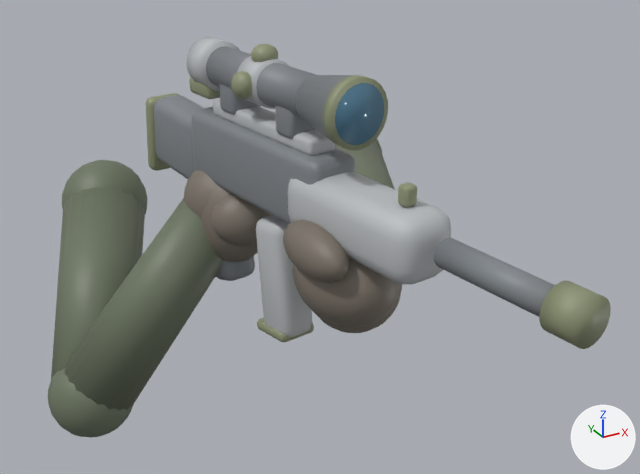
A saved change to the FBX model godot/assets/models/weapons/rifle/rifle@sprint.fbx.
Camera for both pictures: a 50 mm lens placed at (-0.352, -0.882, 0.155), pointed at (-0.033, -0.303, -0.134). Every picture has the same lights, and +X, +Y and +Z are marked at lower right. The picture after the commit comes second. Where no turn or scale is listed for an object, it has been applied to the vertices. Vertices at exactly the same position are counted once.
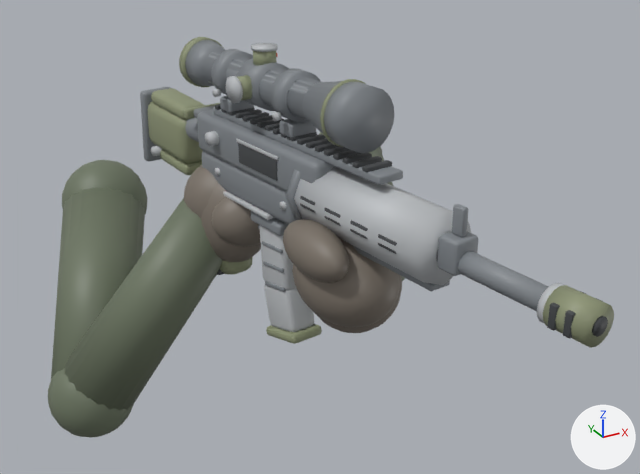
What differs and where, as boxes [x1, y1, x2, y2] in the pictures (640 x 474 px; the box of a moved part takes in the faces that stretch with it):
'mesh', reshaped: before [48, 37, 611, 438]; after [48, 37, 614, 438]
part 1 of me_cube, moved or reshaped: before [191, 107, 355, 224]; after [300, 196, 315, 213]
part 2 of me_cube, moved or reshaped: before [288, 172, 451, 284]; after [324, 208, 341, 226]
part 3 of me_cube, moved or reshaped: before [189, 77, 220, 99]; after [350, 220, 368, 239]
part 4 of me_cube, moved or reshaped: before [154, 95, 204, 179]; after [378, 234, 397, 254]
part 5 of me_cube, moved or reshaped: before [275, 105, 316, 139]; after [438, 231, 478, 276]
part 6 of me_cube, moved or reshaped: before [256, 215, 312, 337]; after [452, 204, 468, 237]
part 7 of me_cube, moved or reshaped: before [216, 256, 255, 281]; after [547, 303, 560, 331]
part 8 of me_cube, added: after [563, 310, 576, 339]
part 9 of me_cube, moved or reshaped (not visible afterwards): before [145, 93, 179, 171]
part 10 of me_cube, rebuilt (16% shorter): before [257, 318, 314, 342]; after [266, 324, 322, 344]
part 11 of me_cube, rebuilt: before [251, 44, 278, 62]; after [253, 51, 277, 66]
part 12 of me_cube, rebuilt: before [206, 47, 316, 118]; after [185, 40, 394, 153]
part 13 of me_cube, rebuilt: before [434, 238, 555, 317]; after [436, 251, 549, 311]
part 14 of me_cube, rebuilt: before [237, 56, 289, 109]; after [237, 58, 289, 111]
part 15 of me_cube, rebuilt (9% shorter): before [539, 280, 611, 349]; after [543, 285, 614, 348]
part 16 of me_cube, deleted: before [398, 183, 417, 207]
part 17 of me_cube, deleted (blue): before [335, 83, 384, 145]
part 18 of me_cube, reshaped: before [186, 37, 388, 156]; after [140, 37, 608, 337]

The change, as a diff of the scene's bpy script:
```diff
--- a/godot/assets/models/weapons/rifle/rifle@sprint.fbx.py
+++ b/godot/assets/models/weapons/rifle/rifle@sprint.fbx.py
@@ me_cube @@
-me_cube.from_pydata(...)  # 5180 vertices, 5247 faces; spans x -0.248..0.182, y -0.605..-0.008, z -0.317..0.028
+me_cube.from_pydata(...)  # 10666 vertices, 10593 faces; spans x -0.248..0.182, y -0.608..-0.008, z -0.317..0.027
+# me_cube part 1: the loose piece of 96 vertices spanning x -0.111..-0.052, y -0.395..-0.224, z -0.091..-0.035 is scaled about its middle by (0.0605, 0.0993, 0.137), then moved by (-0.01, -0.084, 0.0), in mat_dark (dark grey #45484b)
+# me_cube part 2: the loose piece of 96 vertices spanning x -0.096..-0.036, y -0.489..-0.358, z -0.092..-0.046 is multiplied about its middle by the matrix ((0.041, -0.014, 0.0), (-0.014, 0.138, 0.0), (0.0, 0.0, 0.201)), then moved by (-0.022, 0.003, 0.006), in mat_dark (dark grey #45484b)
+# me_cube part 3: the loose piece of 96 vertices spanning x -0.108..-0.077, y -0.252..-0.218, z -0.024..-0.01 is multiplied about its middle by the matrix ((0.06, -0.073, 0.0), (-0.073, 0.569, 0.0), (0.0, 0.0, 0.649)), then moved by (0.008, -0.212, -0.046), in mat_dark (dark grey #45484b)
+# me_cube part 4: the loose piece of 96 vertices spanning x -0.119..-0.078, y -0.232..-0.149, z -0.105..-0.041 is multiplied about its middle by the matrix ((0.06, -0.024, -0.002), (-0.024, 0.228, 0.016), (0.001, -0.009, 0.134)), then moved by (0.018, -0.283, 0.01), in mat_dark (dark grey #45484b)
+# me_cube part 5: the loose piece of 96 vertices spanning x -0.09..-0.062, y -0.361..-0.337, z -0.029..-0.003 is scaled about its middle by (0.75, 0.749, 0.886), then moved by (0.022, -0.158, -0.045)
+# me_cube part 6: the loose piece of 96 vertices spanning x -0.096..-0.062, y -0.352..-0.307, z -0.195..-0.099 is multiplied about its middle by the matrix ((0.169, -0.015, 0.004), (-0.015, 0.271, -0.028), (-0.003, 0.02, 0.193)), then moved by (0.025, -0.178, 0.106), in mat_metal (grey #81868b)
+# me_cube part 7: the loose piece of 96 vertices spanning x -0.109..-0.073, y -0.27..-0.218, z -0.18..-0.094 is multiplied about its middle by the matrix ((0.131, -0.003, 0.006), (-0.003, 0.154, -0.044), (-0.007, 0.049, 0.171)), then moved by (0.038, -0.344, 0.072), in mat_dark (dark grey #45484b)
+# me_cube part 8: the loose piece of 96 vertices spanning x -0.111..-0.052, y -0.395..-0.224, z -0.091..-0.035 is copied, and the copy is scaled about its middle by (0.071, 0.0244, 0.276), then moved by (0.03, -0.289, -0.002), in mat_dark (dark grey #45484b); it spans x -0.054..-0.05, y -0.6..-0.596, z -0.072..-0.058
+# me_cube part 9: the loose piece of 96 vertices spanning x -0.122..-0.087, y -0.157..-0.137, z -0.111..-0.043 is multiplied about its middle by the matrix ((0.139, -0.024, 0.01), (-0.024, 0.308, -0.072), (-0.011, 0.078, 0.295)), then moved by (0.019, -0.133, -0.024), in mat_dark (dark grey #45484b)
+# me_cube part 10: the loose piece of 96 vertices spanning x -0.097..-0.061, y -0.35..-0.309, z -0.198..-0.184 is rebuilt with 96 vertices and now spans x -0.093..-0.061, y -0.362..-0.32, z -0.198..-0.182
+# me_cube part 11: the loose piece of 86 vertices spanning x -0.091..-0.072, y -0.319..-0.3, z 0.012..0.028 is rebuilt with 32 vertices and now spans x -0.09..-0.073, y -0.318..-0.301, z 0.011..0.025
+# me_cube part 12: the loose piece of 48 vertices spanning x -0.105..-0.058, y -0.371..-0.248, z -0.014..0.017 is rebuilt with 134 vertices and now spans x -0.112..-0.045, y -0.428..-0.223, z -0.022..0.02
+# me_cube part 13: the loose piece of 48 vertices spanning x -0.065..-0.033, y -0.588..-0.496, z -0.075..-0.055 is rebuilt with 32 vertices and now spans x -0.065..-0.035, y -0.588..-0.477, z -0.072..-0.057
+# me_cube part 14: the loose piece of 48 vertices spanning x -0.101..-0.063, y -0.324..-0.295, z -0.016..0.019 is rebuilt with 48 vertices and now spans x -0.1..-0.063, y -0.325..-0.294, z -0.018..0.016, in mat_metal (grey #81868b)
+# me_cube part 15: the loose piece of 48 vertices spanning x -0.058..-0.026, y -0.605..-0.579, z -0.079..-0.051 is rebuilt with 32 vertices and now spans x -0.055..-0.028, y -0.608..-0.579, z -0.077..-0.053
+# me_cube part 16: the loose piece of 96 vertices spanning x -0.065..-0.055, y -0.468..-0.458, z -0.046..-0.032 is deleted
+# me_cube part 17: the loose piece of 48 vertices spanning x -0.087..-0.047, y -0.419..-0.412, z -0.019..0.021 is deleted
+# me_cube part 18: 10 vertices moved within x -0.107..-0.062, y -0.376..-0.226, z -0.156..0.007; 386 vertices removed from x -0.112..-0.043, y -0.42..-0.226, z -0.036..0.025; 5680 vertices added at x -0.122..-0.032, y -0.608..-0.126, z -0.19..0.027
+# other edits to the shape of me_cube do not show in these pictures
 me_cube.materials.append(mat_metal)
@@ me_cube @@
 me_cube.materials.append(mat_glove)
+me_cube.materials.append(mat_dark)  # dark grey #45484b
+me_cube.materials.append(mat_glow)  # orange #ff7c59
```
